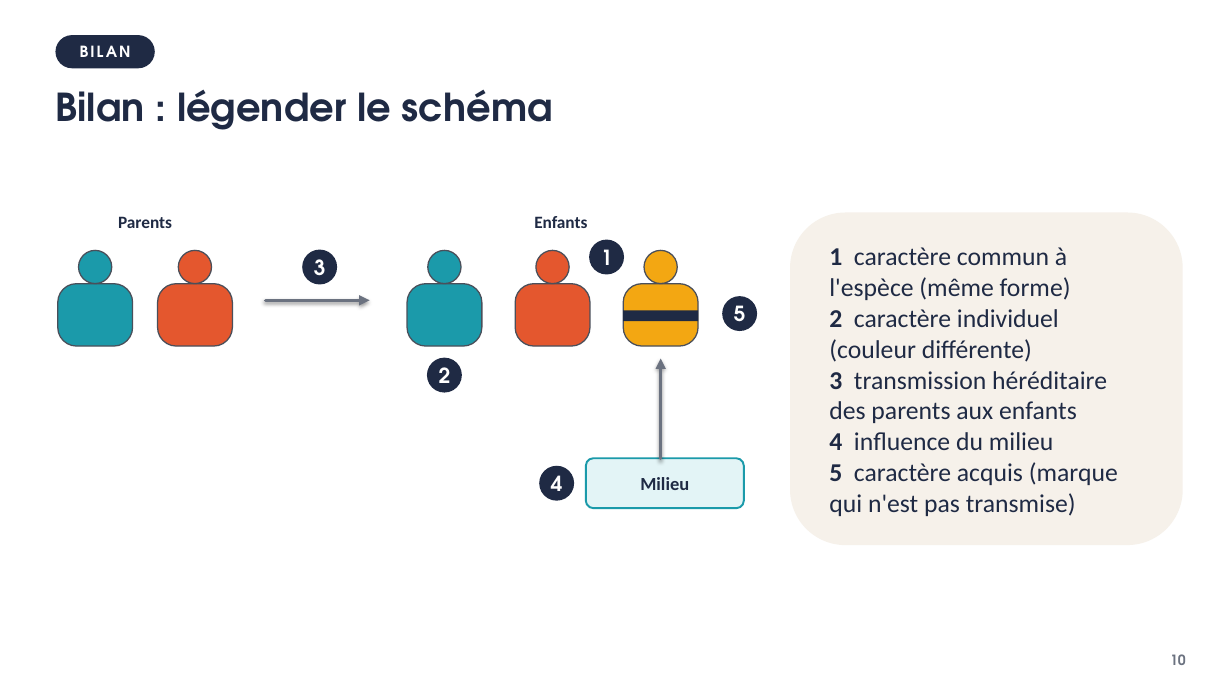
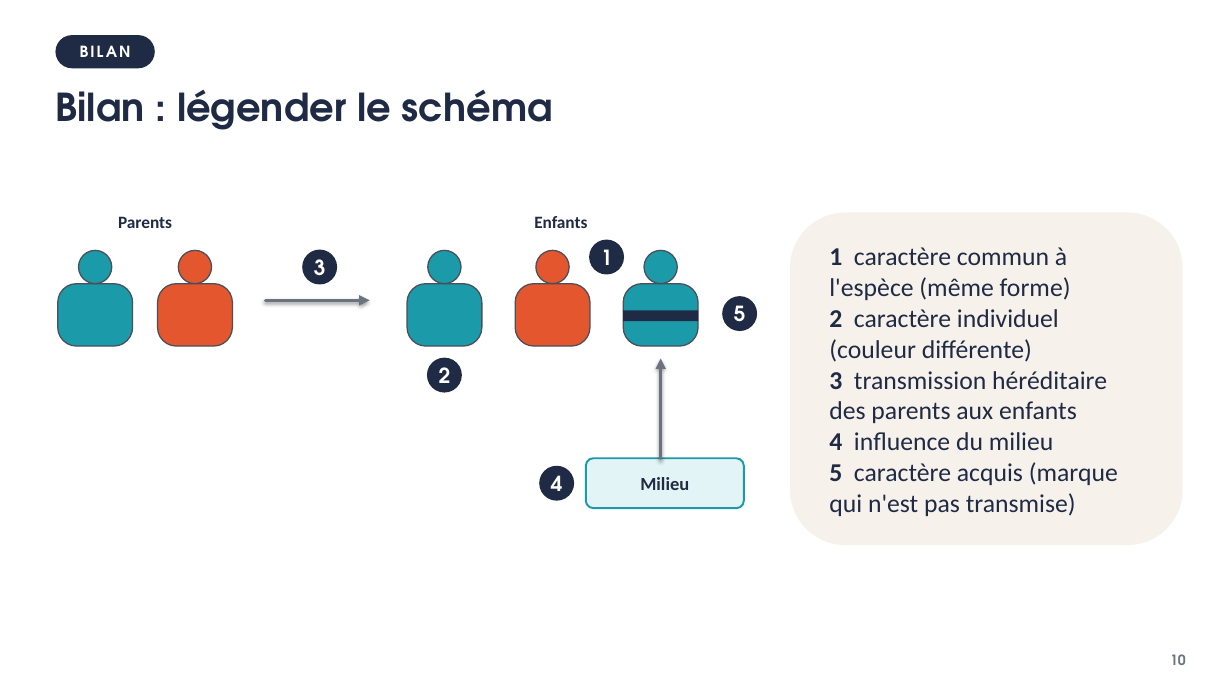
Before and after one commit to VinceIXIV/SVT-cour, a slide deck: slide 10 of cours/3e/S01-les-caracteres-hereditaires-tous-semblables-tous-differents/3e-S01-diaporama.pptx. Drawn at 1232x693 pixels with LibreOffice and Linux fonts; fonts in the diff are those of the drawing. Boxes give left, top, right and bottom in pixels: in the first picture for what was removed or moved away, otherwise in the second. Text is boxed around its words. In the diff, an @@ line names an element or a change of style, - is before the commit and + after.

```diff
--- a/cours/3e/S01-les-caracteres-hereditaires-tous-semblables-tous-differents/3e-S01-diaporama.pptx
+++ b/cours/3e/S01-les-caracteres-hereditaires-tous-semblables-tous-differents/3e-S01-diaporama.pptx
@@ ellipse at bbox=[644, 250, 677, 284]: fill #F3A712 to #1B9AAA @@
@@ rounded rectangle at bbox=[624, 284, 699, 347]: fill #F3A712 to #1B9AAA @@
```
Also in this commit, not shown: 1 other slide changed, 8 other files.
